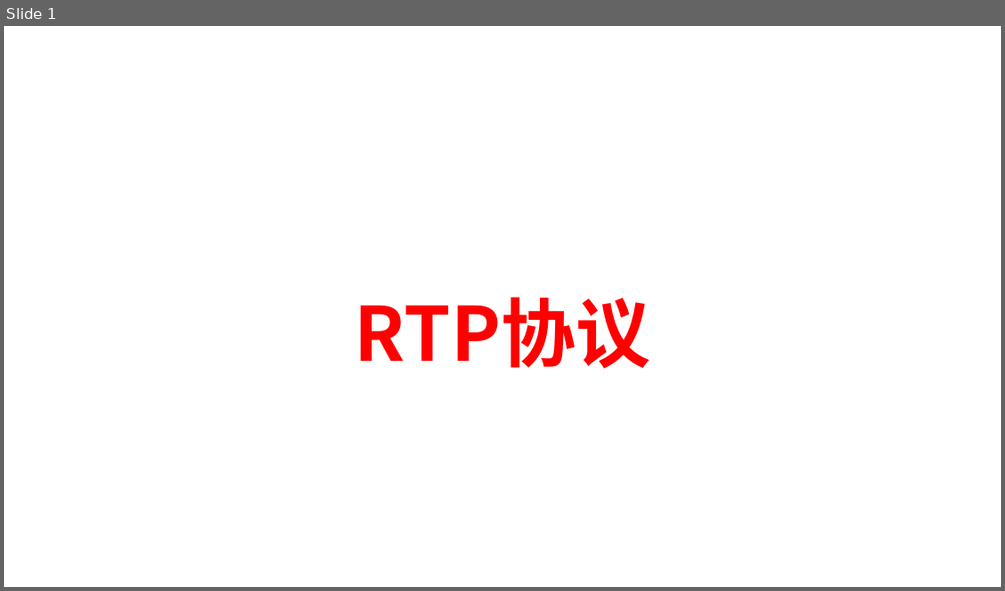
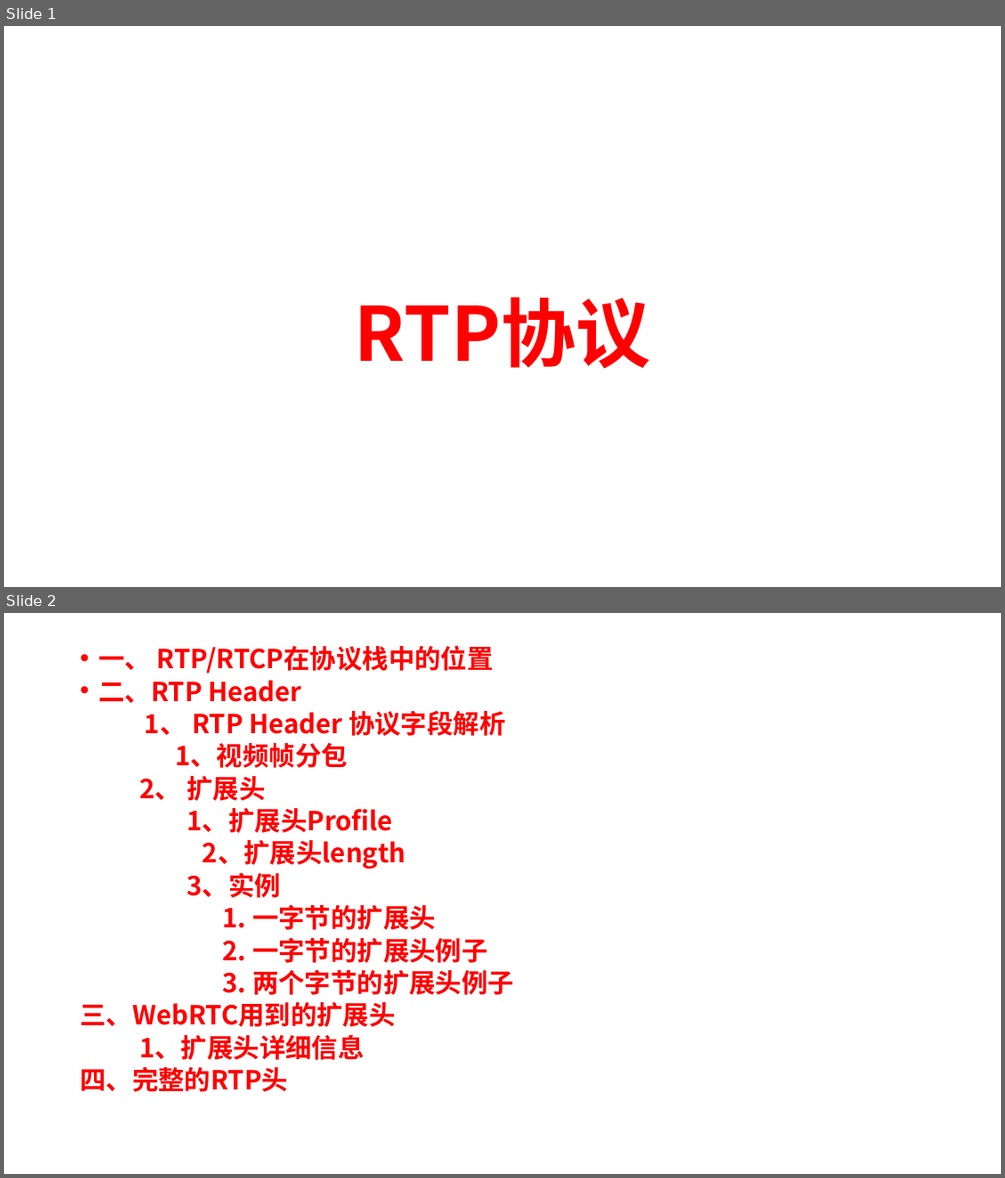
Before and after one commit to chensongpoixs/crtc_doc, a slide deck: WebRTC服务质量(Qos)/2、RTP协议.pptx. Shown one above the other, each under a label of ours: slide 1 before the commit, slides 1 and 2 after it. The pictures are 1005x591 and 1005x1178 pixels, drawn with LibreOffice and Linux fonts; fonts in the diff are those of the drawing. Boxes give left, top, right and bottom in pixels: in the first picture for what was removed or moved away, otherwise in the second. Text is boxed around its words. In the diff, an @@ line names an element or a change of style, - is before the commit and + after.

```diff
--- a/WebRTC服务质量(Qos)/2、RTP协议.pptx
+++ b/WebRTC服务质量(Qos)/2、RTP协议.pptx
@@ slide 2 added at box(4, 613, 1001, 1174), background #FFFFFF @@
@@ text added at box(80, 645, 514, 1092), 25.2 pt, text #FF0000, bold @@
+• 一、 RTP/RTCP在协议栈中的位置
+• 二、RTP Header
+1、 RTP Header 协议字段解析
+1、视频帧分包
+2、 扩展头
+1、扩展头Profile
+2、扩展头length
+3、实例
+1. 一字节的扩展头
+2. 一字节的扩展头例子
+3. 两个字节的扩展头例子
+三、WebRTC用到的扩展头
+1、扩展头详细信息
+四、完整的RTP头
```
Also in this commit, not shown: 3 slides changed, 11 other slides added, 2 other files.
